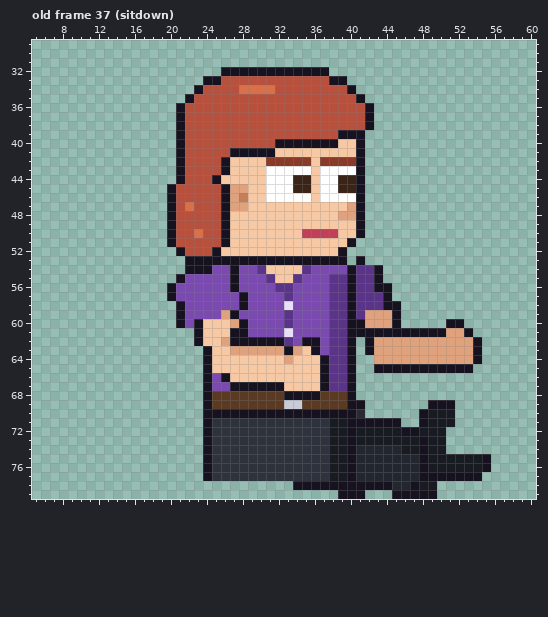
File history of a pixel-art file, sprites/expo/expo_dee_right_anim.aseprite. The picture above is the old version.
64x80 pixels, 85 frames. Colours within 5 levels of each other are drawn and written as one. Shown: old frame 37 (sitdown): x 5..60, y 29..79. The commit also changed other frames, which this record leaves out.
After:
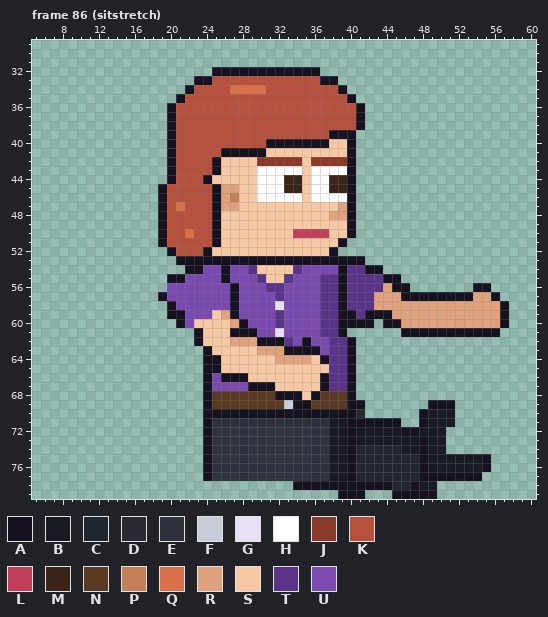
Palette (. is transparent): A #17121f  B #181b22  C #22262e  D #2a2a33  E #2e323c  F #c8ccd8  G #e8e0f4  H #ffffff  J #8a3a28  K #b8503e  L #c0405a  M #3a2418  N #5a3a22  P #c47e58  Q #d8704a  R #e0a27c  S #f6c9a4  T #5a3488  U #7a4ab0
A new or re-ordered frame is compared with the old frame closest to it.
Diff:
frames 85 -> 123
Frame 86 (sitstretch) is new; against old frame 37 (sitdown):
y 32: x 25 . -> A; x 37 A -> .
y 33: x 23 . -> A; x 25 A -> K; x 37 K -> A; x 39 A -> .
y 34: x 22..23 .A -> AK; x 27 K -> Q; x 31 Q -> K; x 39..40 KA -> A.
y 35: x 21..22 .A -> AK; x 40..41 KA -> A.
y 36..38: x 20..21 .A -> AK; x 41..42 KA -> A.
y 39: x 20..21 .A -> AK; x 38 K -> A; x 41 A -> .
y 40: x 20..21 .A -> AK; x 31 K -> A; x 38 A -> S; x 40..41 SA -> A.
y 41: x 20..21 .A -> AK; x 26 K -> A; x 31 A -> S; x 40..41 SA -> A.
y 42: x 20..21 .A -> AK; x 25..26 KA -> AS; x 30 S -> J; x 35..36 JS -> SJ; x 40..41 JA -> A.
y 43: x 20..21 .A -> AK; x 25..26 KA -> AS; x 30 S -> H; x 35..36 HS -> SH; x 40..41 HA -> A.
y 44: x 20..21 .A -> AK; x 24..25 KA -> AS; x 30 S -> H; x 33 H -> M; x 35..36 MS -> SH; x 38 H -> M; x 40..41 MA -> A.
y 45: x 19..20 .A -> AK; x 25..26 KA -> AR; x 28 R -> S; x 30 S -> H; x 33 H -> M; x 35..36 MS -> SH; x 38 H -> M; x 40..41 MA -> A.
y 46: x 19..20 .A -> AK; x 25..28 KARP -> ARPS; x 30 S -> H; x 35..36 HS -> SH; x 40..41 HA -> A.
y 47: x 19..22 .AKQ -> AKQK; x 25..26 KA -> AR; x 28 R -> S; x 39..41 SRA -> RA.
y 48: x 19..20 .A -> AK; x 25..26 KA -> AS; x 38 S -> R; x 40..41 RA -> A.
y 49: x 19..20 .A -> AK; x 25..26 KA -> AS; x 40..41 SA -> A.
y 50: x 19..20 .A -> AK; x 22..23 KQ -> QK; x 25..26 KA -> AS; x 34 S -> L; x 38 L -> S; x 40..41 SA -> A.
y 51: x 19..20 .A -> AK; x 25..26 KA -> AS; x 39..40 SA -> A.
y 52: x 20..21 .A -> AK; x 24..25 KA -> AS; x 38..39 SA -> A.
y 53: x 21 . -> A; x 40 . -> A
y 54: x 24 A -> U; x 26..27 UA -> AU; x 29..30 UT -> TS; x 34..35 ST -> TU; x 39..40 UA -> AT; x 42 T -> A
y 55: x 20 . -> A; x 26..27 UA -> AU; x 30..31 UT -> TS; x 33..34 ST -> TU; x 37 U -> T; x 39..40 TA -> AT; x 43..45 A.. -> TAA
y 56: x 20 A -> U; x 31 U -> T; x 33 T -> U; x 37 U -> T; x 39..40 TA -> AT; x 43..46 AA.. -> TRAA; x 54..55 .. -> AA
y 57: x 19..20 .A -> AU; x 27..28 UA -> AU; x 32..33 UT -> TU; x 37 U -> T; x 39..40 TA -> AT; x 43..56 TA............ -> RRRAAAAAAAARRA
y 58: x 20..21 .A -> AU; x 27..28 UA -> AU; x 32..33 UG -> GU; x 37 U -> T; x 39..40 TA -> AT; x 43..57 TAA............ -> RRRRRRRRRRRRRRA
y 59: x 20 . -> A; x 25 U -> S; x 32..33 UT -> TU; x 37 U -> T; x 39 T -> A; x 42..57 RRRA............ -> AAARRRRRRRRRRRRA
y 60: x 23 A -> S; x 32..33 UT -> TU; x 37 U -> T; x 39 T -> A; x 42..44 RRR -> A.A; x 46..57 .....AA..... -> RRRRRRRRRRRA
y 61: x 29 U -> A; x 32..33 UG -> GU; x 37 U -> T; x 39..45 TAAAAAA -> A......; x 51..52 RR -> AA; x 54..56 ... -> AAA
y 62: x 26..29 RAAA -> SRRR; x 36 A -> U; x 42..54 ARRRRRRRRRRRA -> .............
y 63: x 27..29 RRR -> SSS; x 34..35 RS -> AA; x 42..54 ARRRRRRRRRRRA -> .............
y 64: x 25 S -> A; x 32 S -> R; x 34..35 SS -> RR; x 43..54 RRRRRRRRRRRA -> ............
y 65: x 25 S -> A; x 37 A -> S; x 43..53 AAAAAAAAAAA -> ...........
y 66: x 27..28 SS -> AA
y 67: x 27..28 AA -> UU; x 32 A -> S
y 68: x 32 N -> A; x 35 A -> S
y 69: x 34..35 FN -> AA
Where, in picture pixels (left, top, right, bottom), the same in both pictures:
changed: (158, 67, 509, 409)
